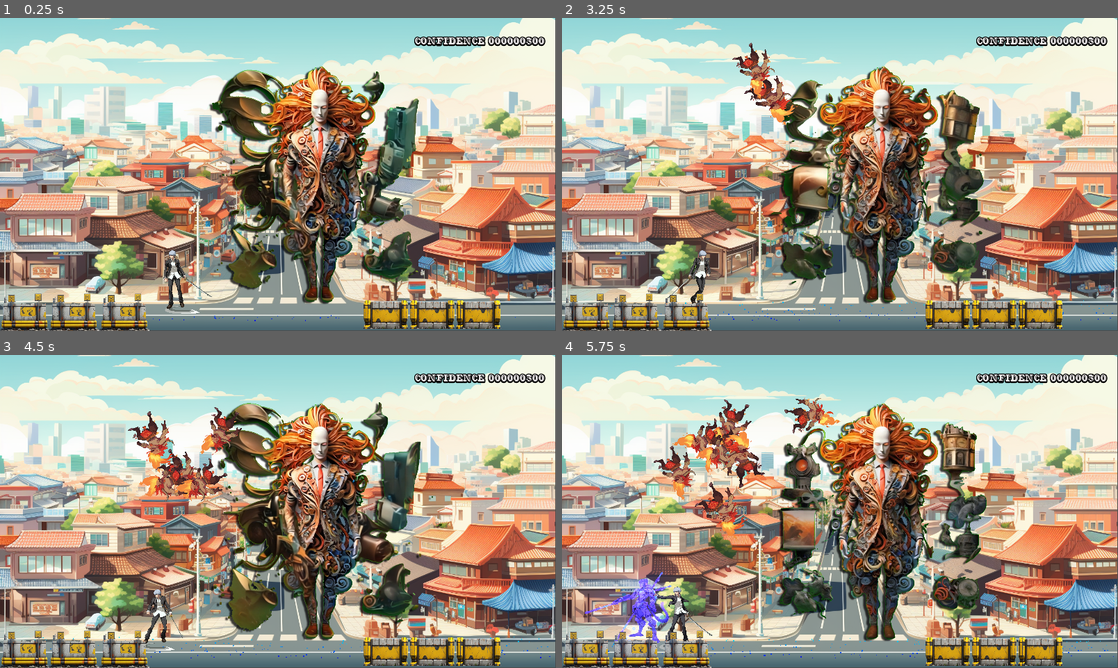
Above: before the commit, frames 1-4 (two rows, left to right).
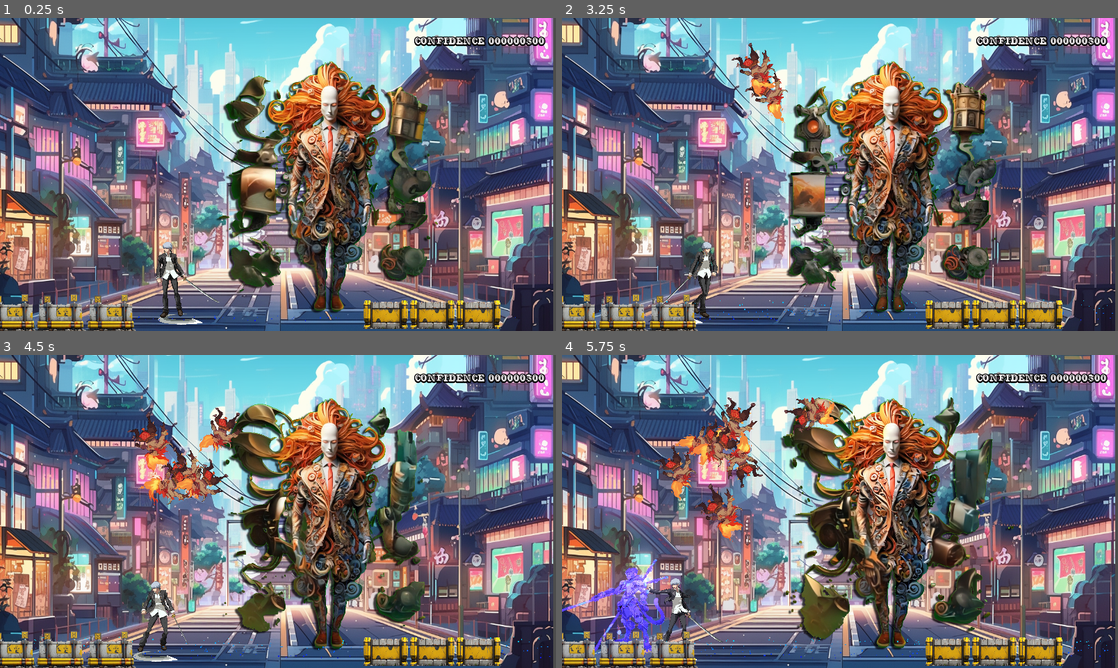
Above: after the commit, the same moments.

Repository: yockgen/godot-tut01
Game: Godot game, scene res://main.tscn
Two runs of this game, one before a commit and one after it. Both use one fixed random seed, a clock stepped at 60 frames per second and the inputs below. Sound files missing from this copy of the repository are replaced by a short silence.
Inputs:
- Up to frame 1 (0.25 s): no input
- Up to frame 2 (3.25 s): hold D (ui_right) 0.53-1.28 s; hold K (attack1) 0.53-1.28 s; hold A (ui_left) 1.28-2.03 s; tap K (attack1) at 1.35, 2.3, 2.85 s; hold , (dodge) 2.03-2.78 s; hold D (ui_right) from 2.03 s (still down)
- Up to frame 3 (4.5 s): release D (ui_right) at 3.53 s; hold K (attack1) 3.53-4.28 s; hold A (ui_left) from 3.53 s (still down); tap , (dodge) at 4.35 s
- Up to frame 4 (5.75 s): keep holding A (ui_left); tap K (attack1) at 4.55 s; hold K (attack1) from 5.03 s (still down)

The runs differ from the first frame. In frame 1, 91% of the frame differs, in the area x 0-100%, y 0-100%; in frame 2, 91%; in frame 3, 89%; in frame 4, 91%.

Commit message:
major update, stage 1 background change and player scale changed
Signed-off-by: yockgen <yockgen@gmail.com>

Diff:
--- a/Boss01.tscn
+++ b/Boss01.tscn
@@ -21,21 +21,23 @@
 } ]
 
 [sub_resource type="CapsuleShape2D" id=6]
-radius = 22.0
-height = 328.0
+radius = 90.0
+height = 334.0
 
 [node name="Boss01" type="Area2D"]
+z_index = -3
 script = ExtResource( 11 )
 
 [node name="Sprite" type="AnimatedSprite" parent="."]
 material = ExtResource( 9 )
-position = Vector2( 1206, 503 )
+position = Vector2( 1206, 476 )
+scale = Vector2( 1, 1.06027 )
 frames = SubResource( 1 )
-frame = 5
+frame = 3
 playing = true
 
 [node name="CollisionShape2D" type="CollisionShape2D" parent="."]
-position = Vector2( 1202, 704 )
+position = Vector2( 1203, 649 )
 shape = SubResource( 6 )
 
 [node name="SndHitBy" type="AudioStreamPlayer2D" parent="."]
--- a/Mob.tscn
+++ b/Mob.tscn
@@ -149,7 +149,8 @@
 } ]
 
 [node name="Mob" type="RigidBody2D"]
-position = Vector2( 103.772, 59.977 )
+position = Vector2( 27, -2 )
+z_index = -2
 collision_mask = 0
 gravity_scale = 0.0
 script = ExtResource( 2 )
@@ -163,7 +164,7 @@
 scale = Vector2( 0.6, 0.6 )
 frames = SubResource( 10 )
 animation = "walk"
-frame = 1
+frame = 2
 speed_scale = 5.0
 playing = true
 
@@ -182,7 +183,7 @@
 position = Vector2( 27.228, -31.477 )
 scale = Vector2( 0.733334, 0.657143 )
 frames = SubResource( 52 )
-frame = 5
+frame = 3
 playing = true
 
 [node name="SndExplosion" type="AudioStreamPlayer2D" parent="."]
--- a/Player.gd
+++ b/Player.gd
@@ -77,6 +77,13 @@
 	if $AnimatedSprite.animation == "down":
 		return
 
+	if $AnimatedSprite.is_playing() and $AnimatedSprite.animation == "swing" and $AnimatedSprite.frame < 7:
+		#print ($AnimatedSprite.frame)
+		return
+	elif $AnimatedSprite.animation == "swing":
+		$AnimatedSprite.play("stand")
+		return
+
 	if Input.is_action_pressed("ui_right"):
 		action = "walk"
 		velocity.x += iMoveUnit
@@ -103,6 +110,11 @@
 
 		if objAttackSound.playing == false:
 			objAttackSound.play()
+		return
+
+	if Input.is_action_pressed("attack2"):
+		#isAttack = true
+		$AnimatedSprite.play("swing")
 		return
 
 	if Input.is_action_just_released("attack1") || Input.is_action_just_released("ui_left"):
--- a/Player.tscn
+++ b/Player.tscn
@@ -43,6 +43,14 @@
 [ext_resource path="res://assets/Platinium Star/monkey/04.png" type="Texture" id=41]
 [ext_resource path="res://assets/Platinium Star/monkey/05.png" type="Texture" id=42]
 [ext_resource path="res://blink-player.tres" type="Material" id=43]
+[ext_resource path="res://assets/Yu/bc203_04.png" type="Texture" id=44]
+[ext_resource path="res://assets/Yu/bc203_02.png" type="Texture" id=45]
+[ext_resource path="res://assets/Yu/bc203_06.png" type="Texture" id=46]
+[ext_resource path="res://assets/Yu/bc203_00.png" type="Texture" id=47]
+[ext_resource path="res://assets/Yu/bc203_01.png" type="Texture" id=48]
+[ext_resource path="res://assets/Yu/bc203_05.png" type="Texture" id=49]
+[ext_resource path="res://assets/Yu/bc203_03.png" type="Texture" id=51]
+[ext_resource path="res://assets/Yu/bc203_10.png" type="Texture" id=54]
 
 [sub_resource type="SpriteFrames" id=1]
 animations = [ {
@@ -66,6 +74,11 @@
 "name": "stand",
 "speed": 5.0
 }, {
+"frames": [ ExtResource( 47 ), ExtResource( 48 ), ExtResource( 45 ), ExtResource( 51 ), ExtResource( 44 ), ExtResource( 49 ), ExtResource( 46 ), ExtResource( 54 ) ],
+"loop": false,
+"name": "swing",
+"speed": 8.0
+}, {
 "frames": [ ExtResource( 10 ), ExtResource( 11 ), ExtResource( 12 ), ExtResource( 14 ), ExtResource( 15 ), ExtResource( 16 ), ExtResource( 17 ), ExtResource( 8 ), ExtResource( 2 ), ExtResource( 13 ), ExtResource( 9 ) ],
 "loop": true,
 "name": "walk",
@@ -474,6 +487,7 @@
 
 [node name="Player" type="Area2D"]
 position = Vector2( 22, 10 )
+scale = Vector2( 1.3, 1.3 )
 script = ExtResource( 3 )
 __meta__ = {
 "_edit_group_": true
--- a/main.gd
+++ b/main.gd
@@ -12,7 +12,7 @@
 	new_game()
 
 func on_BossGetHit():
-	#print ("boss get hit")
+	setscore(1)
 	$Boss01.setGetHit()
 
 func emptyEnemies():
--- a/main.tscn
+++ b/main.tscn
@@ -3,7 +3,7 @@
 [ext_resource path="res://Mob.tscn" type="PackedScene" id=1]
 [ext_resource path="res://main.gd" type="Script" id=2]
 [ext_resource path="res://Player.tscn" type="PackedScene" id=3]
-[ext_resource path="res://assets/bgr/bgr01.png" type="Texture" id=4]
+[ext_resource path="res://assets/bgr/bgr02.png" type="Texture" id=4]
 [ext_resource path="res://assets/music/bgr01.ogg" type="AudioStream" id=5]
 [ext_resource path="res://PauseCtrl.tscn" type="PackedScene" id=6]
 [ext_resource path="res://assets/bgr/block01.png" type="Texture" id=7]
@@ -84,12 +84,12 @@
 [node name="ParallaxLayer" type="ParallaxLayer" parent="ParallaxBackground"]
 
 [node name="Sprite" type="Sprite" parent="ParallaxBackground/ParallaxLayer"]
-position = Vector2( 959, 513 )
-scale = Vector2( 1.31593, 1.38358 )
+position = Vector2( 953, 491.961 )
+scale = Vector2( 1.31593, 1.60388 )
 texture = ExtResource( 4 )
 
 [node name="Boss01" parent="." instance=ExtResource( 10 )]
-position = Vector2( -100, 62 )
+position = Vector2( -66, 96 )
 collision_layer = 15
 collision_mask = 15
 whiten_material = ExtResource( 11 )
@@ -126,7 +126,7 @@
 
 [node name="AudioStreamPlayer" type="AudioStreamPlayer" parent="."]
 stream = ExtResource( 5 )
-volume_db = -10.0
+volume_db = -13.152
 autoplay = true
 
 [node name="StreetItem01" type="Sprite" parent="."]
@@ -136,7 +136,7 @@
 texture = ExtResource( 7 )
 
 [node name="StreetItem02" type="Sprite" parent="."]
-position = Vector2( 261, 1008 )
+position = Vector2( 215, 1010 )
 scale = Vector2( 0.546987, 0.619192 )
 z_index = 10
 texture = ExtResource( 8 )
--- a/project.godot
+++ b/project.godot
@@ -89,6 +89,11 @@
 , Object(InputEventMouseButton,"resource_local_to_scene":false,"resource_name":"","device":0,"alt":false,"shift":false, …(202 unchanged characters)…
  ]
 }
+attack2={
+"deadzone": 0.5,
+"events": [ Object(InputEventJoypadButton,"resource_local_to_scene":false,"resource_name":"","device":0,"button_index":3,"pressure":0.0,"pressed":false,"script":null)
+ ]
+}
 
 [mono]
 
Not shown: 1 places in Player.tscn that only renumber resources
Binary file added: assets/bgr/bgr02.png
Not shown, added: assets/bgr/bgr02.png.import
Not shown, changed: export_presets.cfg
